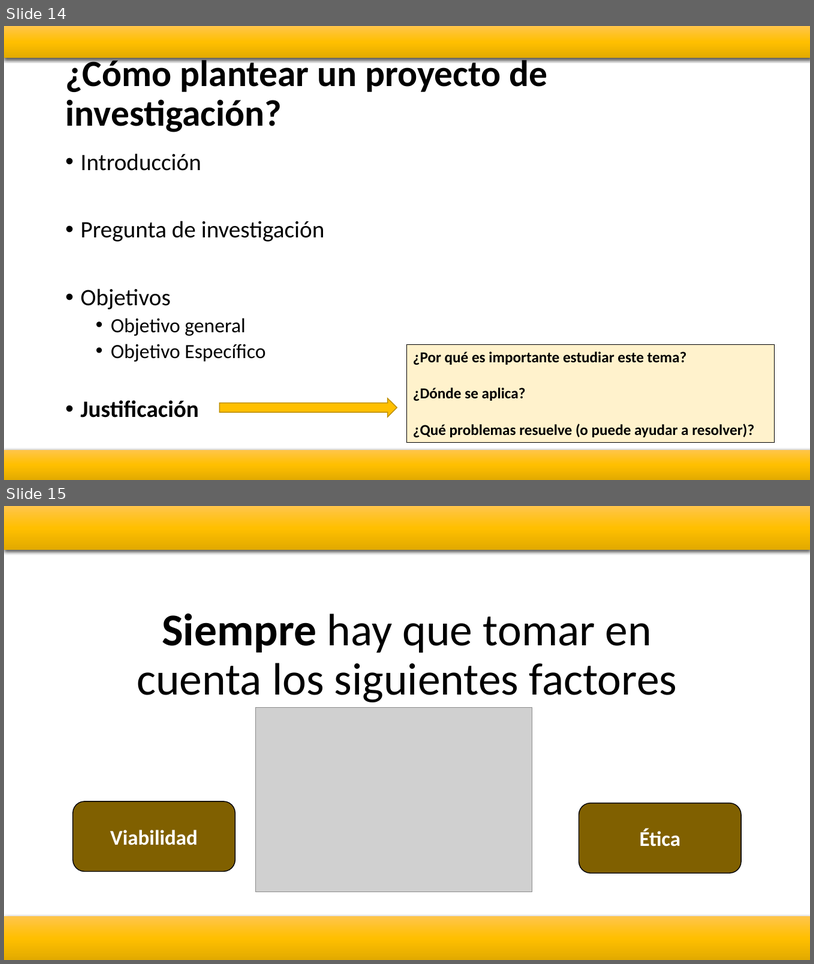
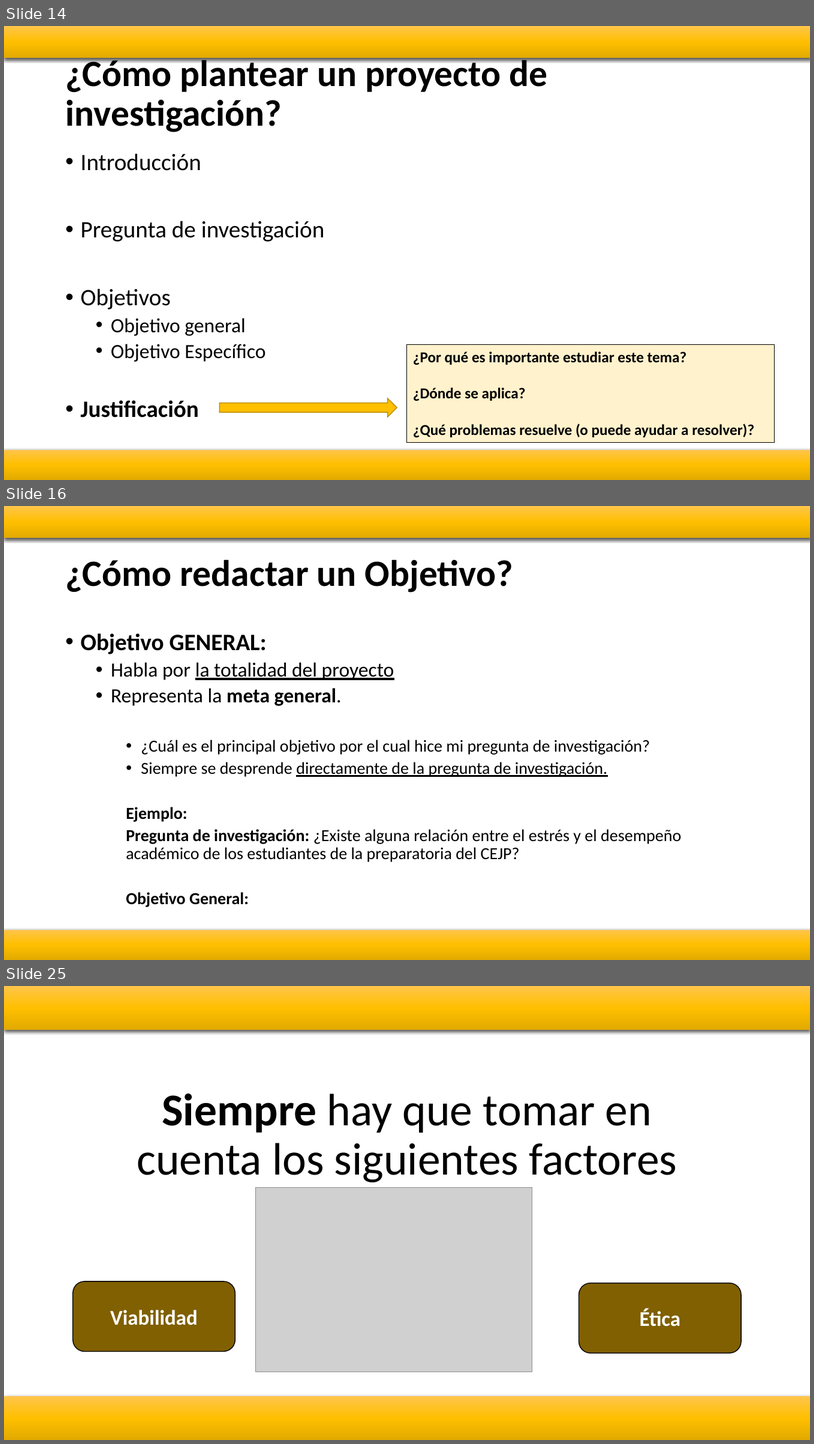
Before and after one commit to Adrifelcha/afchavez-019, a slide deck: JeanPiaget/2019-2020/Presentaciones/2_Un2_VI_Planteamiento.pptx. Shown one above the other, each under a label of ours: slides 14 and 15 before the commit, slides 14, 16 and 25 after it; the slides between them are not shown. The pictures are 814x964 and 814x1444 pixels, drawn with LibreOffice and Linux fonts; fonts in the diff are those of the drawing; grey boxes stand for pictures. Boxes give left, top, right and bottom in pixels: in the first picture for what was removed or moved away, otherwise in the second. Text is boxed around its words. In the diff, an @@ line names an element or a change of style, - is before the commit and + after.

```diff
--- a/JeanPiaget/2019-2020/Presentaciones/2_Un2_VI_Planteamiento.pptx
+++ b/JeanPiaget/2019-2020/Presentaciones/2_Un2_VI_Planteamiento.pptx
@@ slide 16 added at (4, 506, 810, 960), background #FFFFFF @@
@@ rectangle added at (4, 506, 810, 538), fill gradient #FFC64B to #FFC000 to #E3AB00 @@
@@ title added at (65, 559, 513, 592), 44 pt, text #000000, bold @@
+¿Cómo redactar un Objetivo?
@@ text added at (81, 633, 681, 907), 20 pt, text #000000 @@
+• Objetivo GENERAL:
+  • Habla por la totalidad del proyecto
+  • Representa la meta general.
+    • ¿Cuál es el principal objetivo por el cual hice mi pregunta de investigación?
+    • Siempre se desprende directamente de la pregunta de investigación.
+    Ejemplo:
+    Pregunta de investigación: ¿Existe alguna relación entre el estrés y el desempeño académico de los estudiantes de la preparatoria del CEJP?
+    Objetivo General:
@@ rectangle added at (4, 930, 810, 960), fill gradient #FFC64B to #FFC000 to #E3AB00 @@
@@ what was slide 15 is now slide 25 @@
```
Also in this commit, not shown: 9 other slides added, 5 other files.
